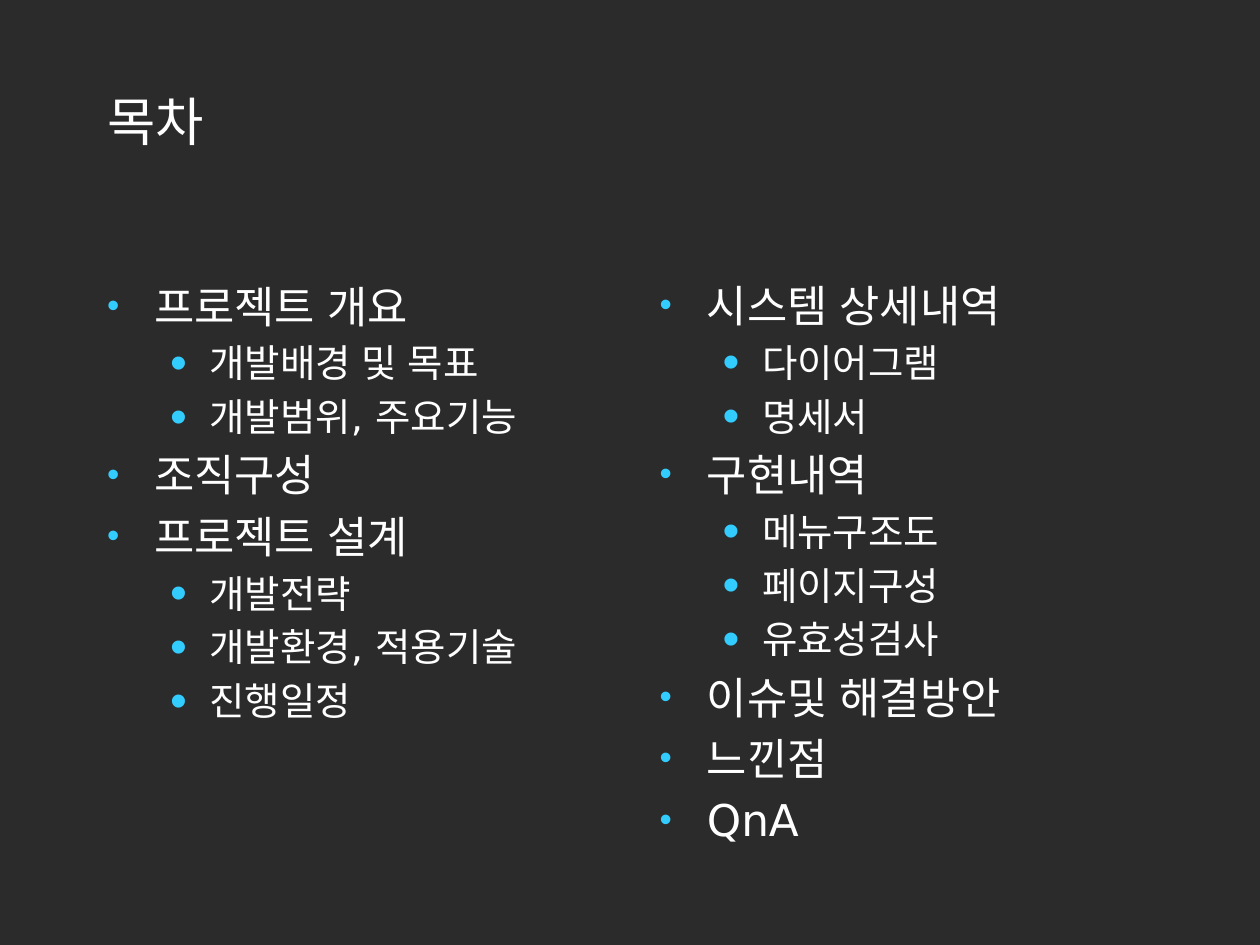
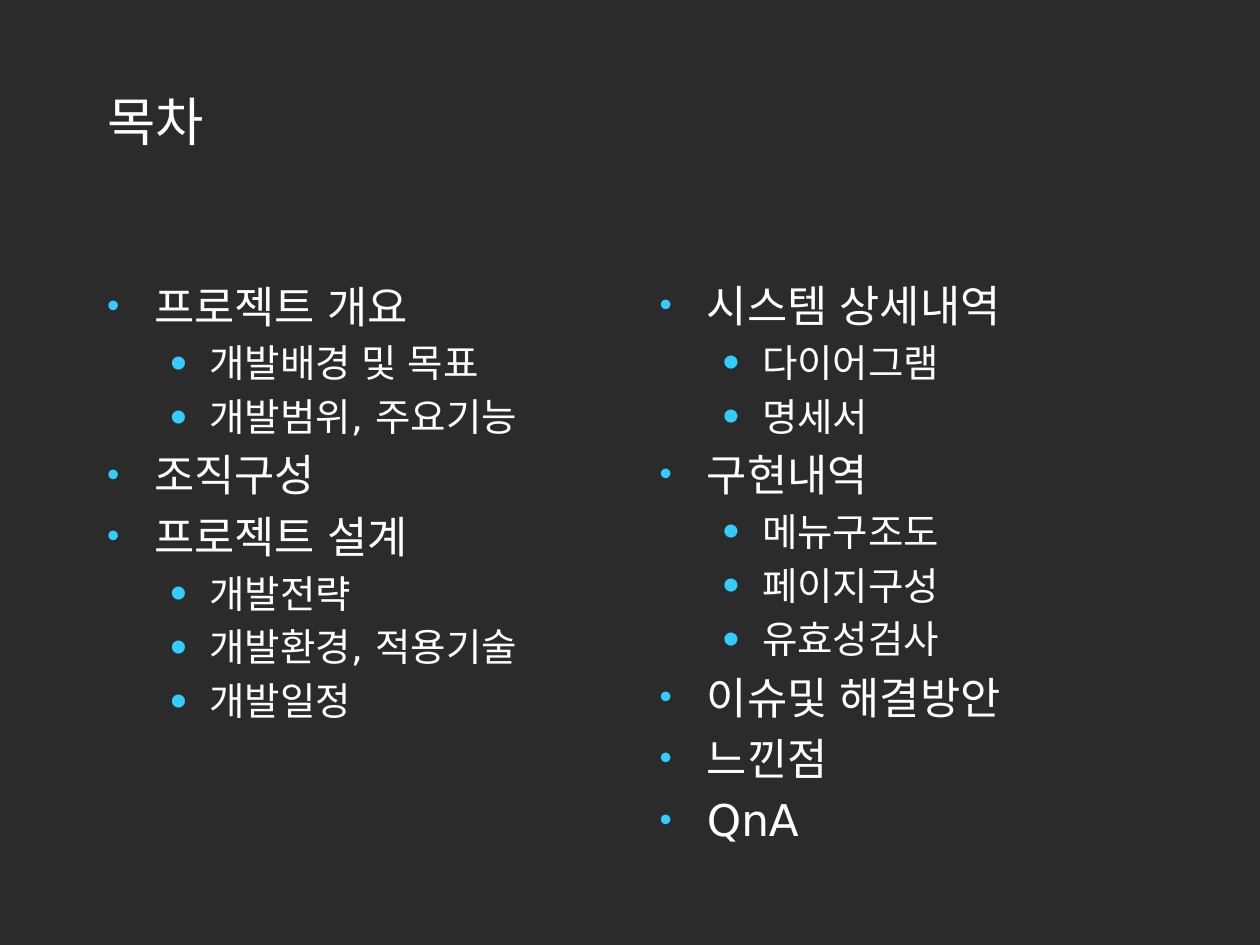
Before and after one commit to korea600/useful, a slide deck: slide 2 of Useful/UML/Presentation/useful_ppt_초안.pptx. Drawn at 1260x945 pixels with LibreOffice and Linux fonts; fonts in the diff are those of the drawing; background and template pictures are left out; a plain dark background stands for a picture behind light text. Boxes give left, top, right and bottom in pixels: in the first picture for what was removed or moved away, otherwise in the second. Text is boxed around its words. In the diff, an @@ line names an element or a change of style, - is before the commit and + after.

Commit message:
PPT!!!!!

```diff
--- a/Useful/UML/Presentation/useful_ppt_초안.pptx
+++ b/Useful/UML/Presentation/useful_ppt_초안.pptx
@@ text at box(209, 683, 350, 718): text changed @@
-  • 진행일정
+  • 개발일정
```
Also in this commit, not shown: 1 other slide changed, 2 slides added.
